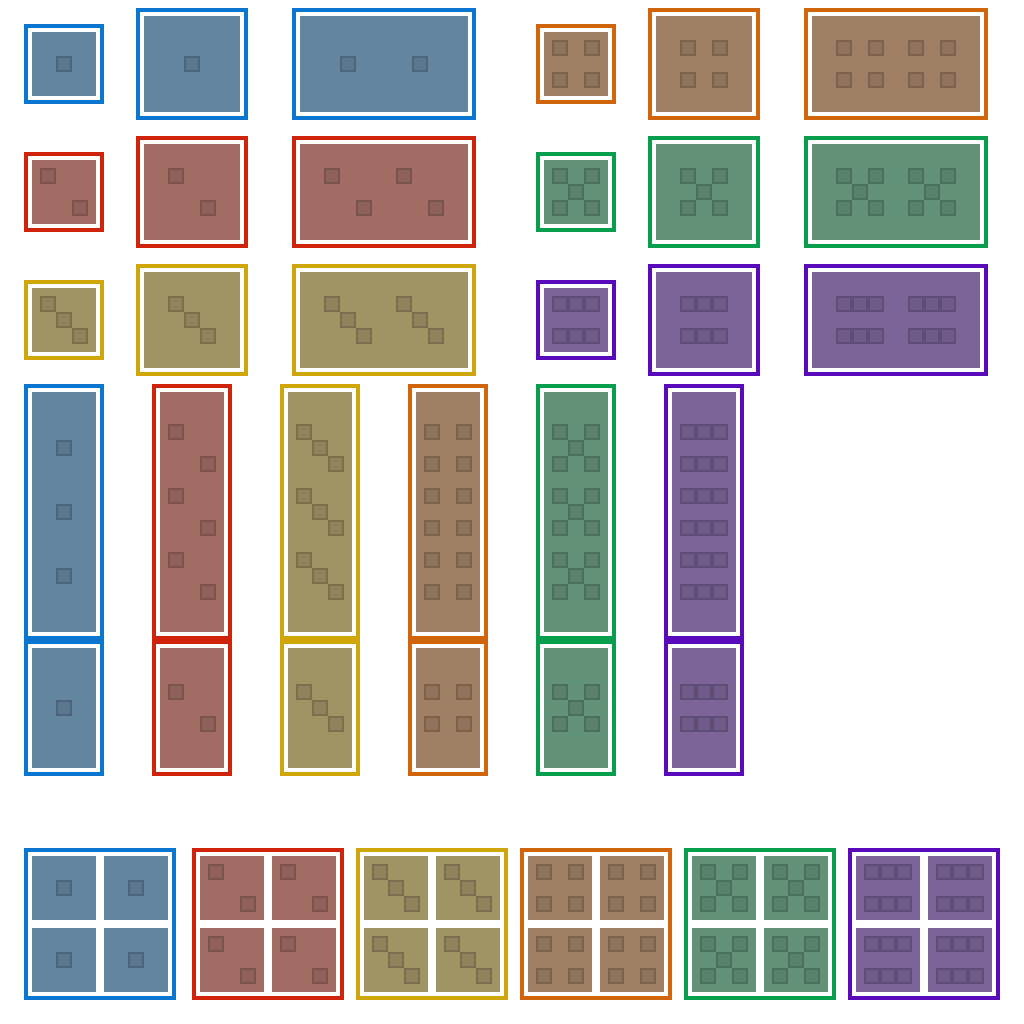
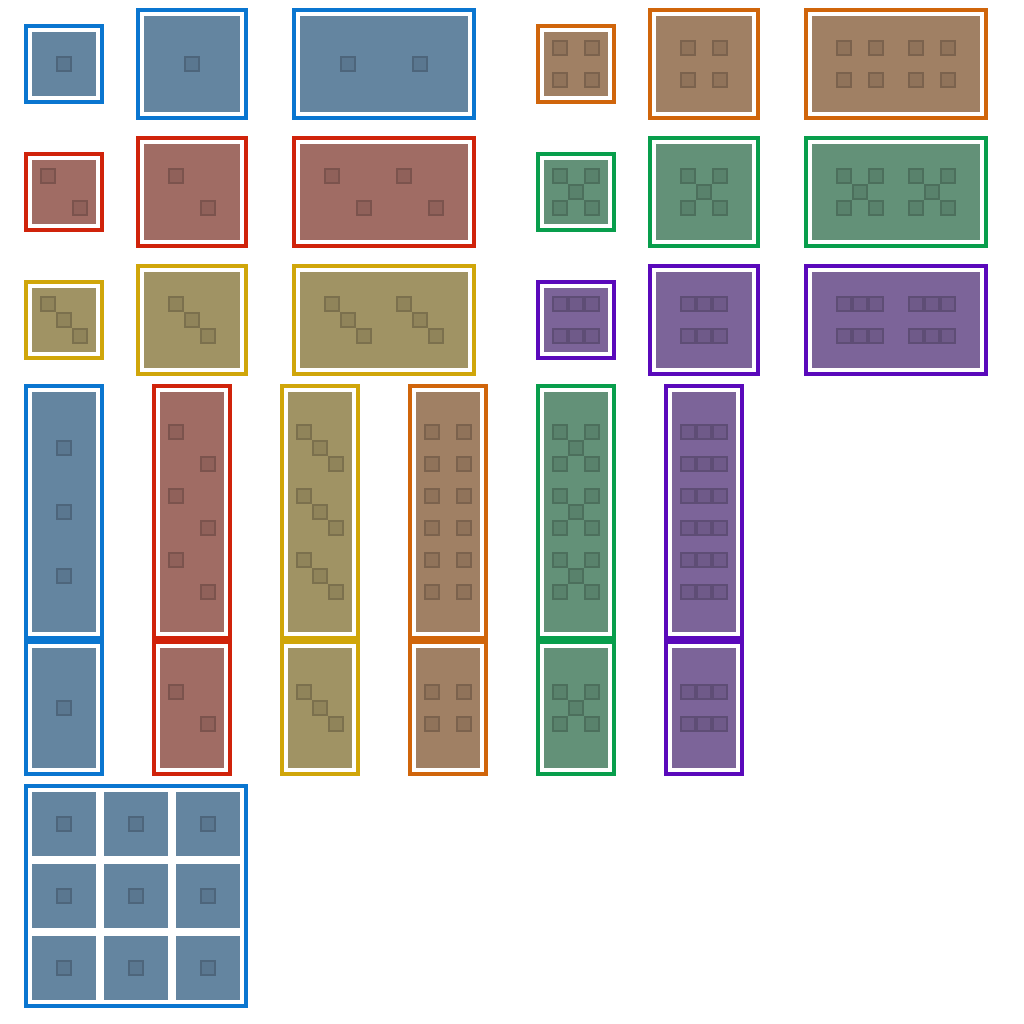
The second w=1024, h=1024 image is a revision of the first. Changes to its layers:
painted on "Rectangle 1 copy" over box(880, 864, 968, 984)
painted on "Rectangle 1" over box(56, 816, 984, 984)
removed layer "Layer 1" over box(24, 784, 1000, 1000)
removed layer "Layer 0" over box(24, 784, 1000, 1000)
added layer "Layer 2" above "Layer 3" over box(24, 784, 988, 1008)
added layer "Layer 3" over box(24, 784, 988, 1008)
